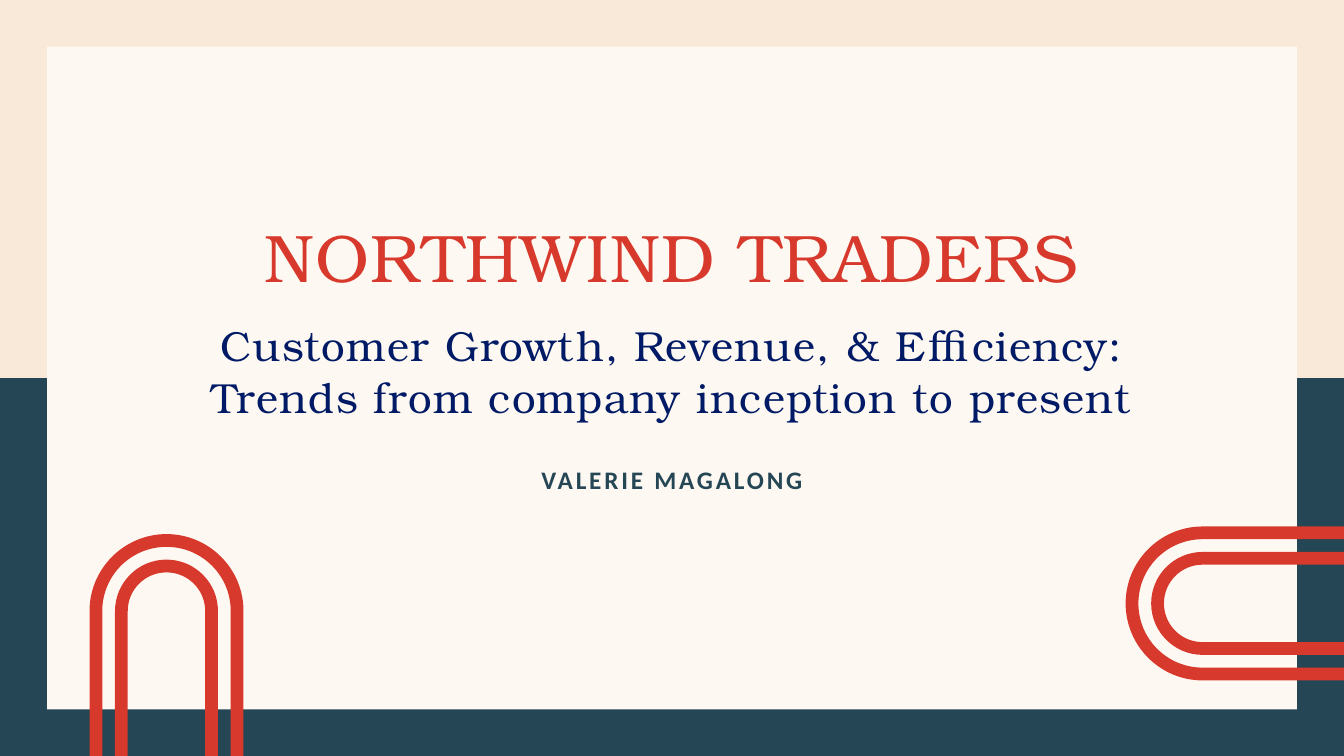
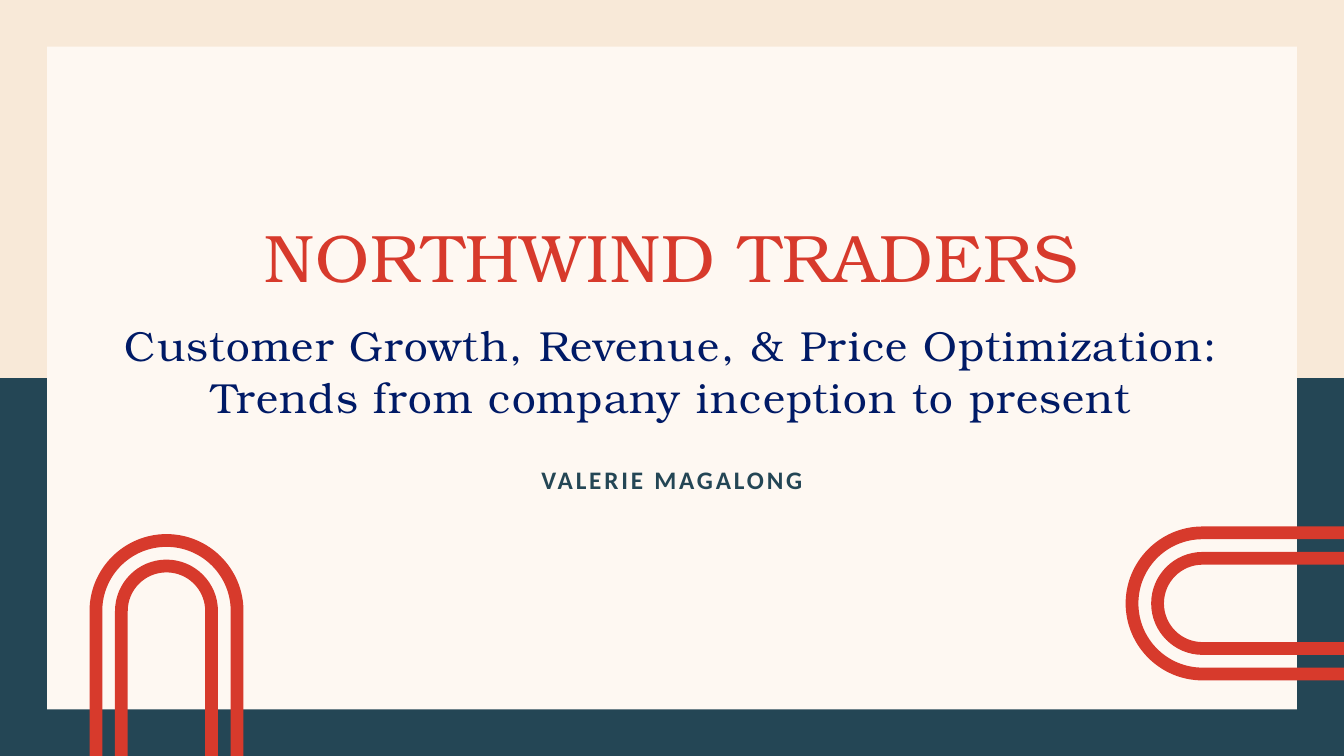
Before and after one commit to valeriemagalong/Northwind-Business-Analysis, a slide deck: slide 1 of northwind_business_presentation.pptx. Drawn at 1344x756 pixels with LibreOffice and Linux fonts; fonts in the diff are those of the drawing. Boxes give left, top, right and bottom in pixels: in the first picture for what was removed or moved away, otherwise in the second. Text is boxed around its words. In the diff, an @@ line names an element or a change of style, - is before the commit and + after.

Commit message:
Create graph for total revenue by beverage product and add to PowerPoint

```diff
--- a/northwind_business_presentation.pptx
+++ b/northwind_business_presentation.pptx
@@ text at (x1=125, y1=331, x2=1217, y2=371): text changed @@
-Customer Growth, Revenue, & Efficiency:
+Customer Growth, Revenue, & Price Optimization:
```
Also in this commit, not shown: 1 other slide changed, 2 slides added, 1 other file.
